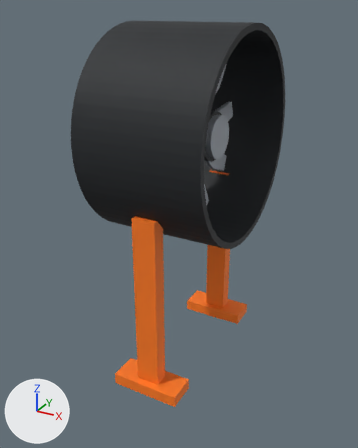
A saved change to the glTF model apps/web/public/models/mk2/ducted_fan.glb.
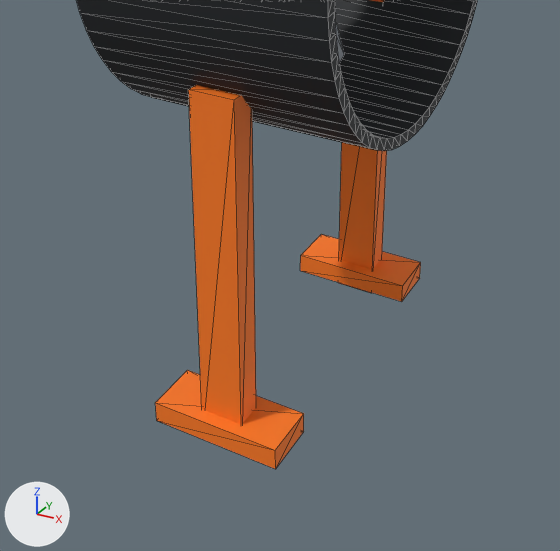
Each version appears first whole from a camera (50 mm lens) standing at (0.275, -1.427, 1.622) and looking at (-0.48, -0.053, 0.935), and next in a close-up on the part from 11% to 88% of the width and 39% to 100% of the height. The lights are fixed; the arrows at lower left show +X, +Y and +Z. The last two pictures show the newer version. The close-ups show mesh edges as thin lines. Where no turn or scale is listed for an object, it has been applied to the vertices. Vertices at exactly the same position are counted once.

Names of what the first close-up shows: 'edf_petg', 'edf_rubber_and_chip' and 1 more.
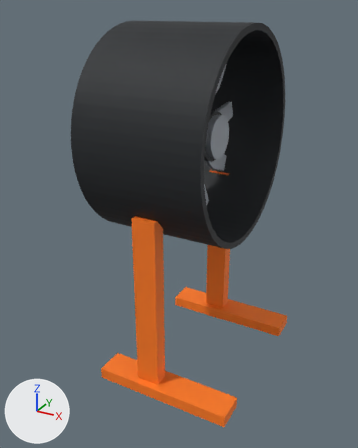
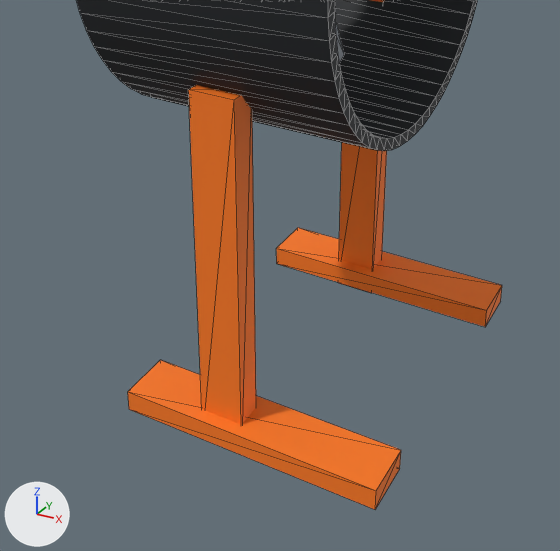
The newer file is also turned or shifted as a whole; pictures and numbers use the older file's frame.

The change, as a list of edits to the scene's bpy script:
```text
Change me_edf_mount_foot_left:
    used by ob_edf_petg; location = (-0.47, 0.0, 0.71)
    remove me_edf_mount_foot_left.from_pydata(...)  # 32 vertices, 48 faces; spans x -0.12..0.12, y -0.32..0.32, z -0.33..0.33
    add me_edf_mount_foot_left.from_pydata(...)  # 32 vertices, 48 faces; spans x -0.18..0.3, y -0.32..0.32, z -0.33..0.33
    me_edf_mount_foot_left part 1: the loose piece of 8 vertices spanning x -0.12..0.12, y -0.32..-0.22, z -0.31..-0.27 is scaled about its middle by (2, 1, 1), then moved by (0.06, 0.0, 0.0)
    me_edf_mount_foot_left part 2: the loose piece of 8 vertices spanning x -0.12..0.12, y 0.22..0.32, z -0.31..-0.27 is scaled about its middle by (2, 1, 1), then moved by (0.06, 0.0, 0.0)
```

What differs and where, as boxes (x1, y1, x2, y2) in the close-ups (560 x 551 px; the box of a moved part takes in the faces that stretch with it):
'edf_petg', reshaped
    before: (155, 0, 421, 469)
    after: (128, 0, 502, 509)
part 1 of me_edf_mount_foot_left, moved or reshaped
    before: (155, 370, 304, 469)
    after: (128, 360, 401, 509)
part 2 of me_edf_mount_foot_left, moved or reshaped
    before: (300, 234, 421, 302)
    after: (276, 228, 502, 327)
